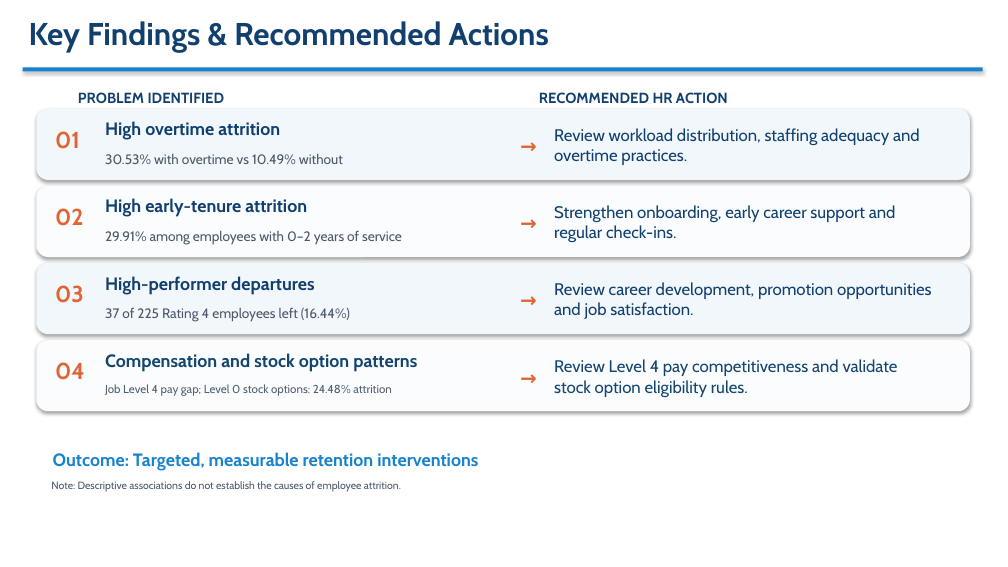
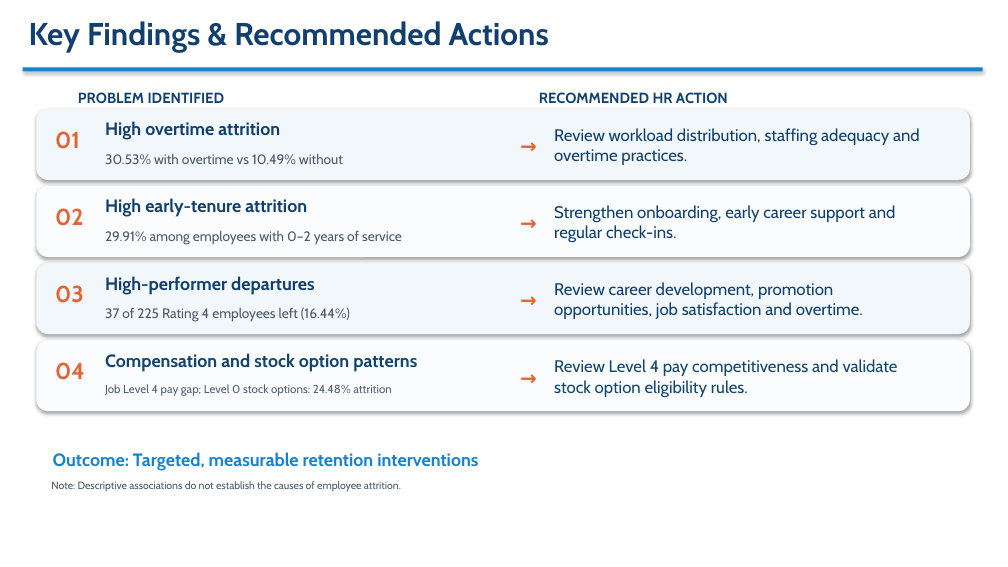
Before and after one commit to Jamieho1602/IBM-HR-Analytics-Overview, a slide deck: slide 15 of IBM HR Analytics Powerpoint Slides.pptx. Drawn at 1008x567 pixels with LibreOffice and Linux fonts; fonts in the diff are those of the drawing. Boxes give left, top, right and bottom in pixels: in the first picture for what was removed or moved away, otherwise in the second. Text is boxed around its words. In the diff, an @@ line names an element or a change of style, - is before the commit and + after.

```diff
--- a/IBM HR Analytics Powerpoint Slides.pptx
+++ b/IBM HR Analytics Powerpoint Slides.pptx
@@ text at bbox=[554, 282, 863, 319]: text changed @@
-Review career development, promotion opportunities and job satisfaction.
+Review career development, promotion opportunities, job satisfaction and overtime.
```
Also in this commit, not shown: 1 slide added, 1 slide removed.
